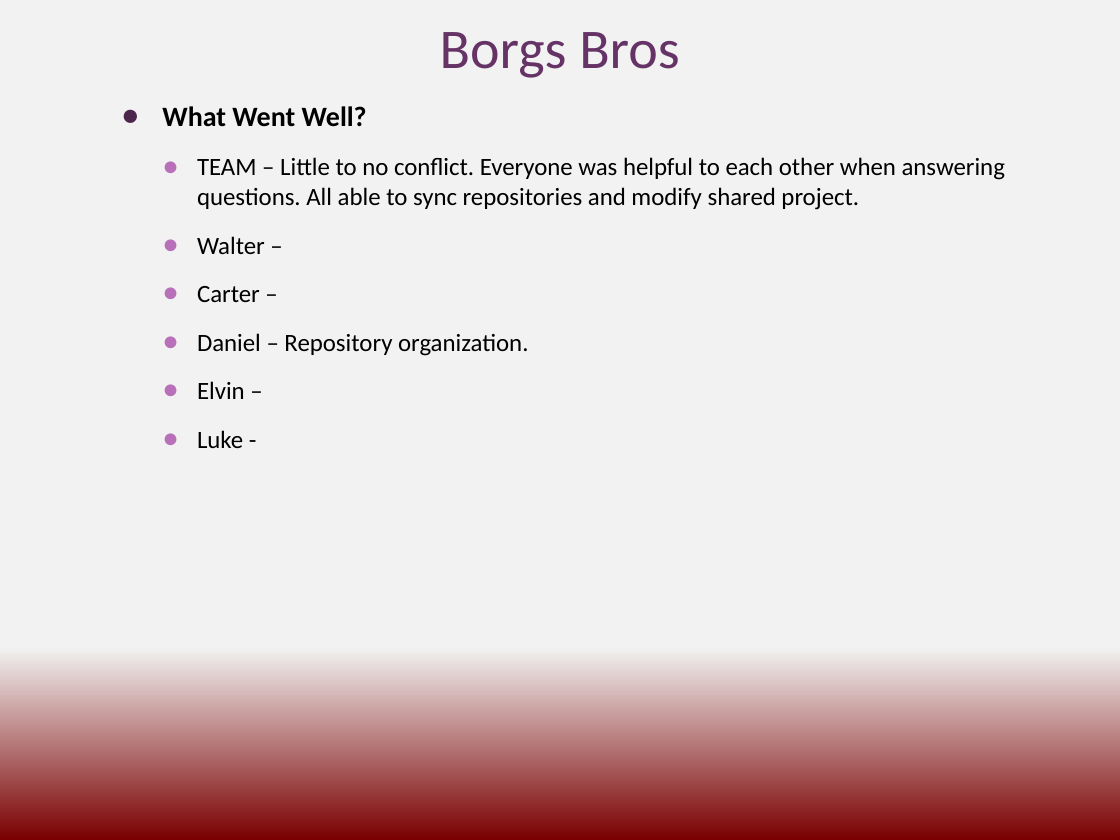
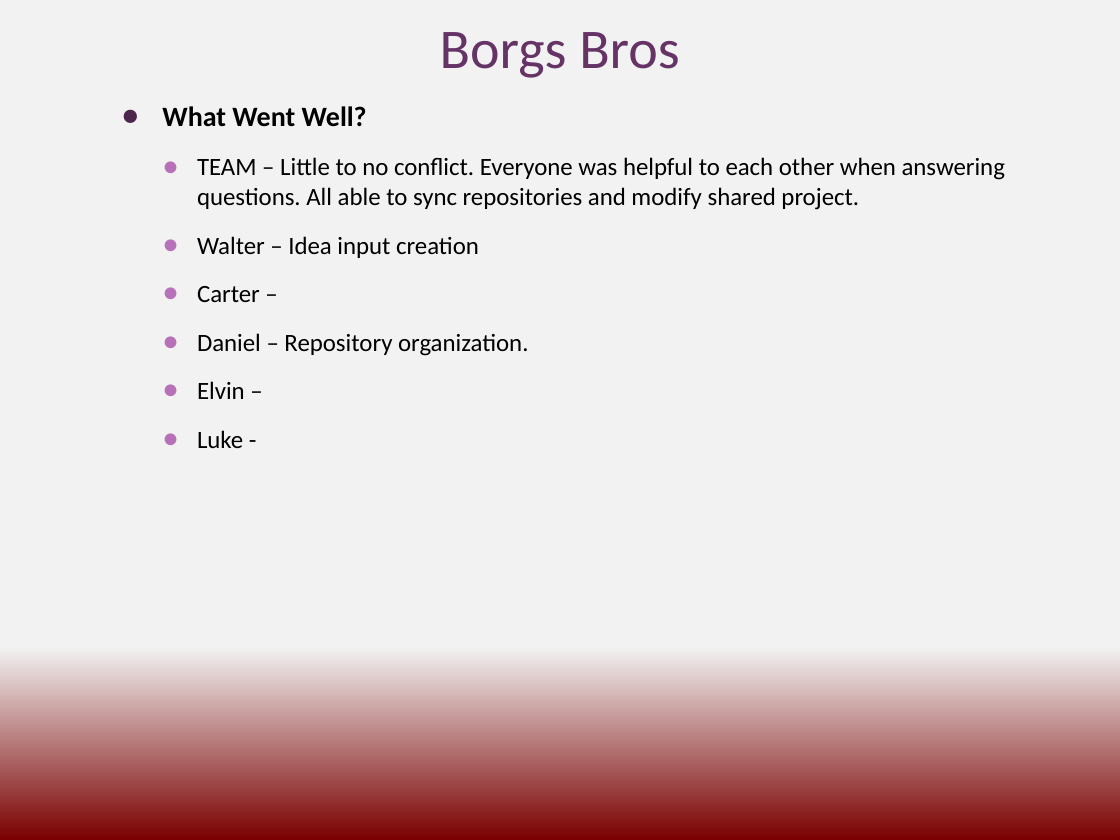
Before and after one commit to cs3398-borgs-bros/JeopardyChamp-Project, a slide deck: slide 1 of docs/Borgs_Retrospective.pptx. Drawn at 1120x840 pixels with LibreOffice and Linux fonts; fonts in the diff are those of the drawing. Boxes give left, top, right and bottom in pixels: in the first picture for what was removed or moved away, otherwise in the second. Text is boxed around its words. In the diff, an @@ line names an element or a change of style, - is before the commit and + after.

```diff
--- a/docs/Borgs_Retrospective.pptx
+++ b/docs/Borgs_Retrospective.pptx
@@ text at [197, 236, 479, 258]: text changed @@
-    ● Walter –
+    ● Walter – Idea input creation
```
Also in this commit, not shown: 2 other slides changed.
